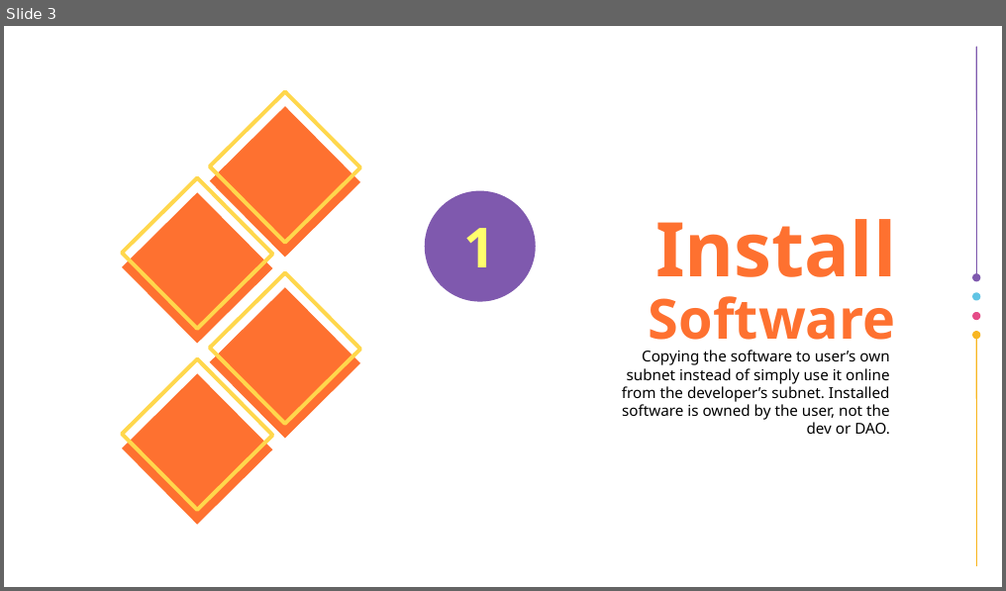
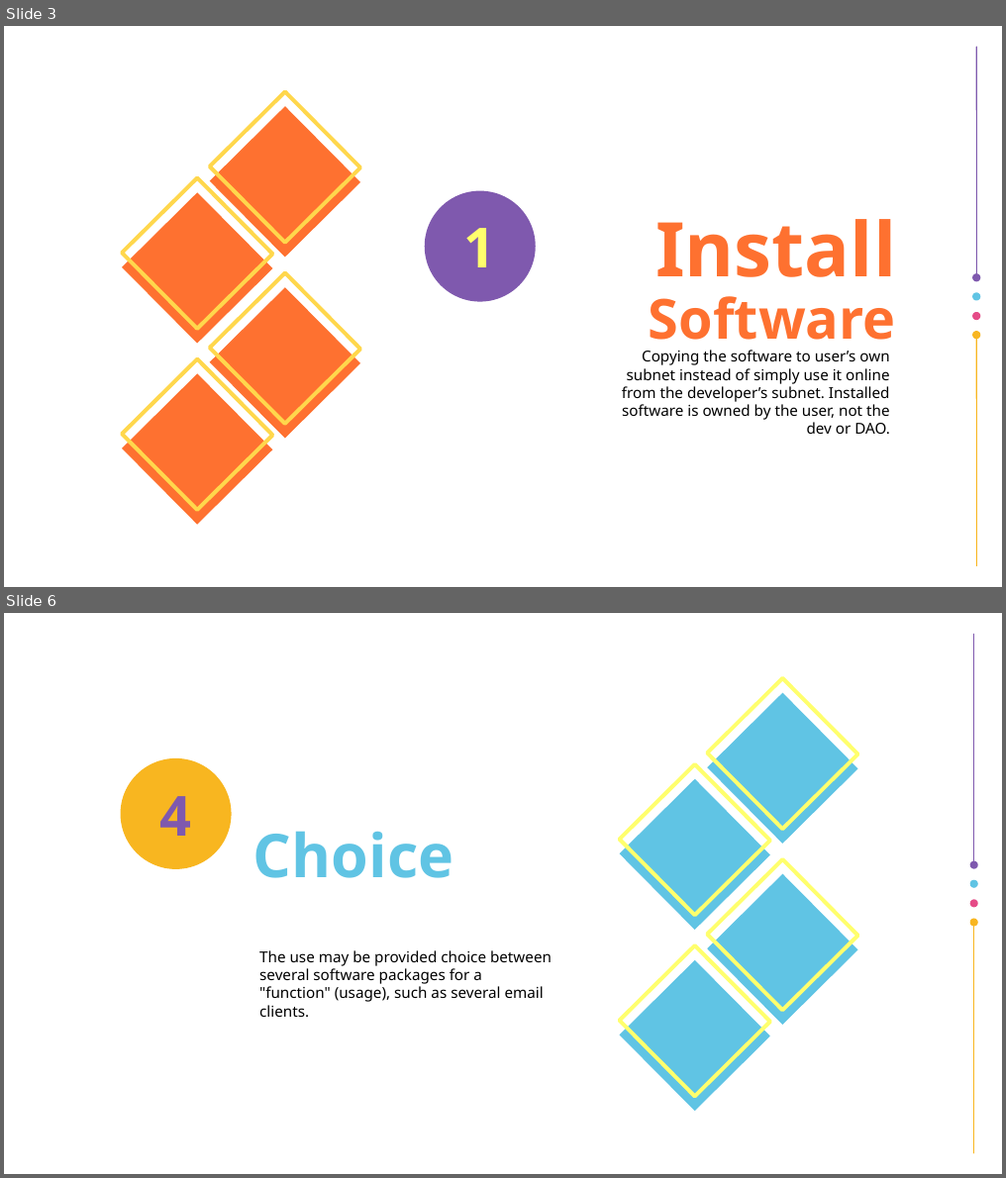
Before and after one commit to vporton/icp-package-manager, a slide deck: docs/presentation.odp. Shown one above the other, each under a label of ours: slide 3 before the commit, slides 3 and 6 after it; the slides between them are not shown. The pictures are 1006x591 and 1006x1178 pixels, drawn with LibreOffice and Linux fonts; fonts in the diff are those of the drawing; background and template pictures are left out. Boxes give left, top, right and bottom in pixels: in the first picture for what was removed or moved away, otherwise in the second. Text is boxed around its words. In the diff, an @@ line names an element or a change of style, - is before the commit and + after.

```diff
--- a/docs/presentation.odp
+++ b/docs/presentation.odp
@@ slide 6 added at (x1=4, y1=613, x2=1002, y2=1174), background #FFFFFF @@
@@ freeform shape added at (x1=975, y1=634, x2=975, y2=864), outline #7F59AE 0.82 pt @@
@@ freeform shape added at (x1=121, y1=759, x2=233, y2=870), fill #F8B620, 44 pt, text #7F59AE, bold @@
+4
@@ title added at (x1=253, y1=831, x2=454, y2=878), 48 pt, text #60C4E4, bold @@
+Choice
@@ freeform shape added at (x1=970, y1=861, x2=978, y2=869), fill #7F59AE @@
@@ freeform shape added at (x1=970, y1=899, x2=978, y2=907), fill #E54B87 @@
@@ freeform shape added at (x1=970, y1=880, x2=978, y2=888), fill #60C4E4 @@
@@ freeform shape added at (x1=970, y1=918, x2=978, y2=926), fill #F8B621 @@
@@ freeform shape added at (x1=975, y1=923, x2=975, y2=1154), outline #F8B621 0.82 pt @@
@@ title added at (x1=259, y1=951, x2=551, y2=1017), 12 pt, text #000000 @@
+The use may be provided choice between several software packages for a "function" (usage), such as several email clients.
@@ group added at (x1=620, y1=678, x2=858, y2=1112): 8 freeform shapes @@
```
Also in this commit, not shown: 2 slides changed, 6 other slides added, 10 slides removed, 1 other file.
